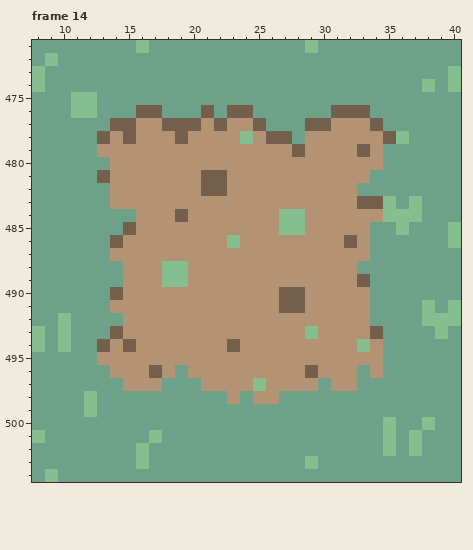
Pixel-art file -- maps/_tilesets/Overworld-edit2.aseprite. The picture above was drawn from the file before the commit.
640x576 pixels, 14 frames. Colours within 5 levels of each other are drawn and written as one. Shown: frame 14: x 8..40, y 471..504. The commit also changed other frames or places, which this record leaves out.
The same view after the edit:
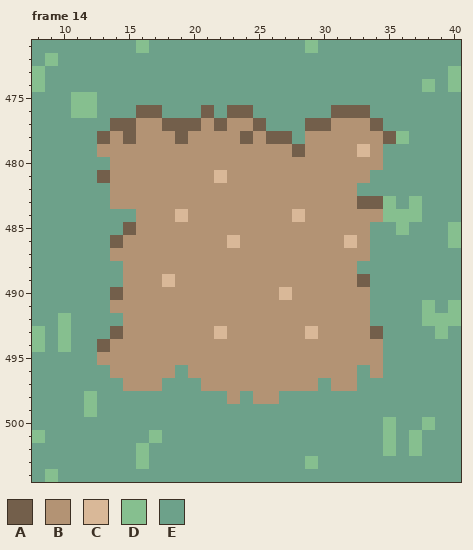
Palette (. is transparent): A #735f4b  B #b39374  C #d9b898  D #86bf8f  E #6da18a
The exact change:
Frame 14:
y 478: x 24 D -> A
y 479: x 33 A -> C
y 481: x 21..22 AA -> BC
y 482: x 21..22 AA -> BB
y 484: x 19 A -> C; x 27..28 DD -> BC
y 485: x 27..28 DD -> BB
y 486: x 23 D -> C; x 32 A -> C
y 488: x 18..19 DD -> BB
y 489: x 18..19 DD -> CB
y 490: x 27..28 AA -> CB
y 491: x 27..28 AA -> BB
y 493: x 22 B -> C; x 29 D -> C
y 494: x 15 A -> B; x 23 A -> B; x 33 D -> B
y 496: x 17 A -> B; x 29 A -> B
y 497: x 25 D -> B
Changed places in both pictures, as pixel boxes (x1, y1, x2, y2):
changed: (123, 131, 370, 391)
